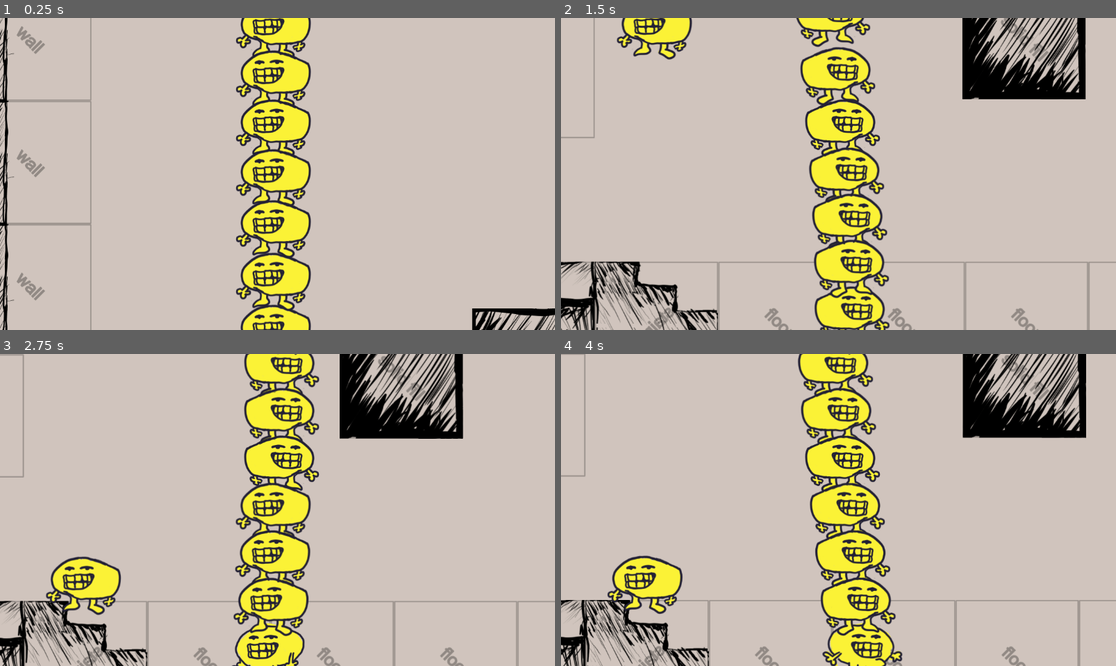
Above: before the commit, frames 1-4 (two rows, left to right).
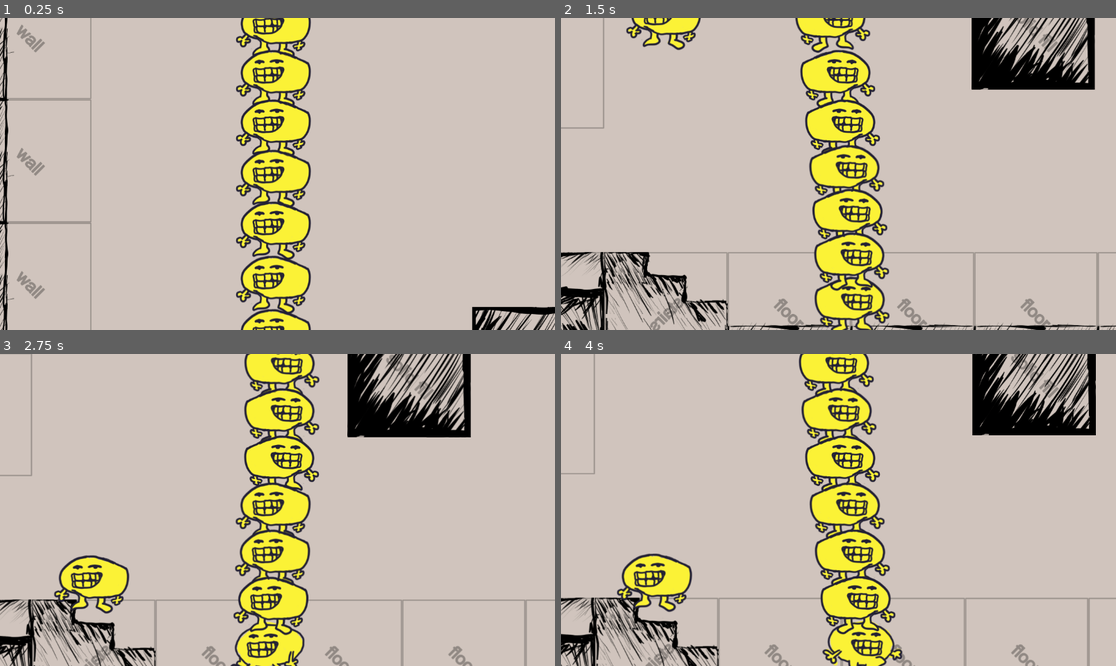
Above: after the commit, the same moments.

Repository: JCoMcL/gourt-game
Game: Godot game, scene res://level/office-level.tscn
Same seed, same stepped clock (60 frames per second), same inputs: the game is played once before the commit and once after it.
Inputs (mouse positions are in pixels of both pictures, inside the frame that each line leads up to):
- Up to frame 1 (0.25 s): no input
- Up to frame 2 (1.5 s): move the mouse to (960, 158) at 0.52 s; hold Right (go right) 0.53-1.25 s; hold Right mouse button (probe) 0.53-1.25 s; click (960, 158) at 0.67 s; drag from (727, 189) to (810, 236) at 1.27 s
- Up to frame 3 (2.75 s): move the mouse to (333, 441) at 2.02 s; hold Left (go left) from 2.03 s (still down); hold Space (slomo) from 2.03 s (still down); right-click (333, 441) at 2.3 s
- Up to frame 4 (4 s): release Left (go left) at 2.75 s; release Space (slomo) at 2.75 s; drag from (810, 572) to (672, 463) at 2.77 s; move the mouse to (1005, 556) at 3.52 s; hold Right (go right) from 3.53 s (still down); hold Right mouse button (probe) from 3.53 s (still down)

The runs differ from the first frame. In frame 1, 5.3% of the frame differs, in the area x 0-100%, y 0-100%; in frame 2, 18%; in frame 3, 12%; in frame 4, 14%.

Commit message:
rearrange collision code and improve rigidbody collision to account for normal

Diff:
--- a/gourts/gourt.gd
+++ b/gourts/gourt.gd
@@ -9,10 +9,9 @@
 @export_category("motion")
 @export var walk_speed = 200
 @export var walk_accel = 20
-@export var walk_friction = 0.3 #this could be a puzzle mechanic
+@export var walk_friction = 0.5 #this could be a puzzle mechanic
 @export var snap_distance = 120
-@export var stack_elasticity = 0.5 #FIXME: setting this above 0.5 results in infinte-energy.
-
+@export var stack_elasticity = 0.8 #FIXME: setting this above 0.5 results in infinte-energy.
 
 var rng = RandomNumberGenerator.new()
 func triangular_distribution(lower: float = -1.0, upper: float = 1.0) -> float:
@@ -27,7 +26,6 @@
 		"My velocity: %.2v" % velocity,
 		"Forces last physics tick:\n%s" % saved_forces.map(func(f): return f._string()).reduce(func(acc, s): return "%s\n%s" % [acc, s]) if saved_forces else ""
 	] + lines)
-	":D"
 
 func flip() -> void:
 	transform.x *= -1
@@ -114,16 +112,6 @@
 func is_special_collision(k: KinematicCollision2D) -> bool:
 	return PhysicsServer2D.body_get_collision_layer( k.get_collider_rid() ) & special_layer
 
-func check_collision():
-	for i in range(get_slide_collision_count()):
-		var k = get_slide_collision(i)
-		if is_special_collision(k):
-			yeetonate()
-		if k.get_collider() is RigidBody2D:
-			k.get_collider().apply_force(k.get_remainder() * 100, k.get_position() - k.get_collider().global_position )
-
-
-
 class Force:
 	var value: Vector2
 	var name: String
@@ -145,12 +133,17 @@
 	if head_friend:
 		head_friend.apply_force_recursive_upwards(force, factor, label)
 
-func apply_friction(factor: Vector2, label="friction"):
+func apply_friction(factor: Vector2, label="friction"): #FIXME I think this isn't phyiscally accurate
 	var friction = Vector2.ZERO
 	for f in forces:
 		friction += f.value * -factor
 	apply_force(friction, label)
 
+
+func collide_with_rigidbody(k: KinematicCollision2D, force=1500):
+	var f = k.get_remainder().project( k.get_normal()) * force
+	k.get_collider().apply_force(f , k.get_position() - k.get_collider().global_position )
+	apply_force(-f / 80)
 
 func _physics_process(delta: float) -> void:
 	apply_force(get_gravity() * delta, "gravity")
@@ -184,7 +177,13 @@
 	forces = []
 
 	move_and_slide()
-	check_collision()
+
+	for i in range(get_slide_collision_count()):
+		var k = get_slide_collision(i)
+		if is_special_collision(k):
+			yeetonate()
+		if k.get_collider() is RigidBody2D:
+			collide_with_rigidbody(k)
 
 func _process(delta: float) -> void:
 	set_facing(Direction.get_x( velocity.x if foot_friend else walk_target, 10))
